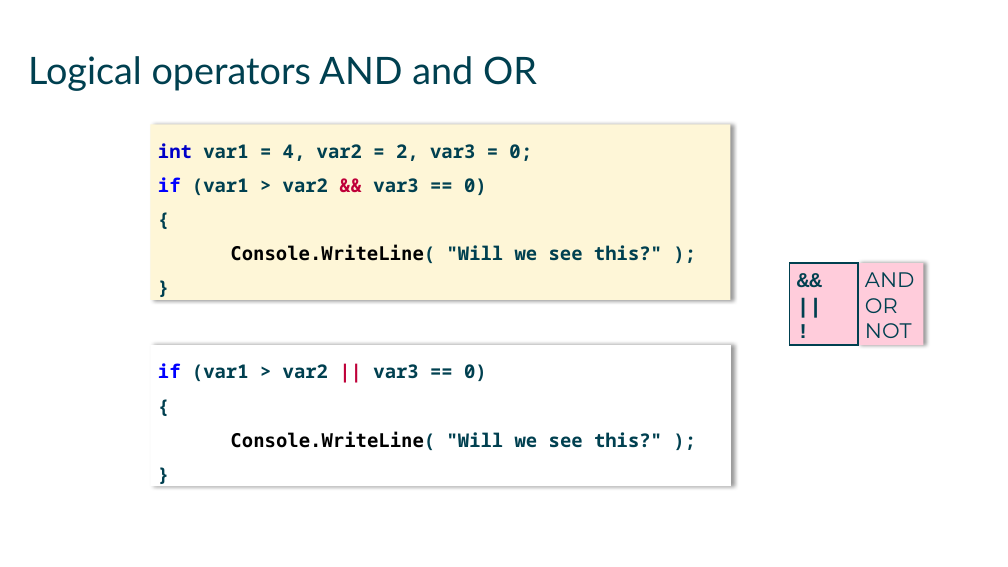
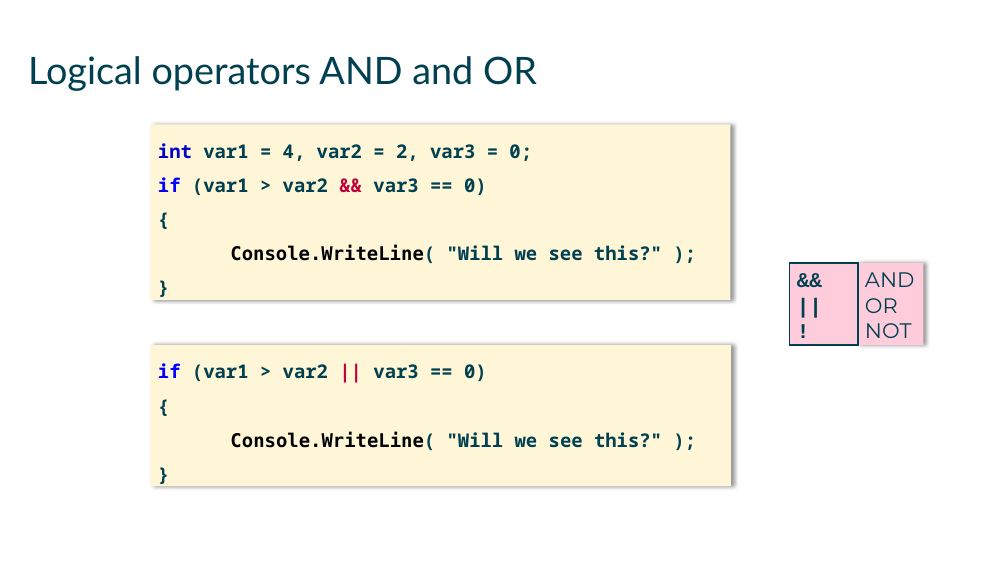
Before and after one commit to mikebaradaran/csharp, a slide deck: slide 14 of 01 Review Day 1.pptx. Drawn at 1008x567 pixels with LibreOffice and Linux fonts; fonts in the diff are those of the drawing. Boxes give left, top, right and bottom in pixels: in the first picture for what was removed or moved away, otherwise in the second. Text is boxed around its words. In the diff, an @@ line names an element or a change of style, - is before the commit and + after.

```diff
--- a/01 Review Day 1.pptx
+++ b/01 Review Day 1.pptx
@@ rectangle "if (var1 > var2 || ..." at box(150, 345, 731, 486): fill #FFFFFF to #FEF6D7 @@
```
Also in this commit, not shown: 7 other slides changed, 1 slide added, 42 other files.
